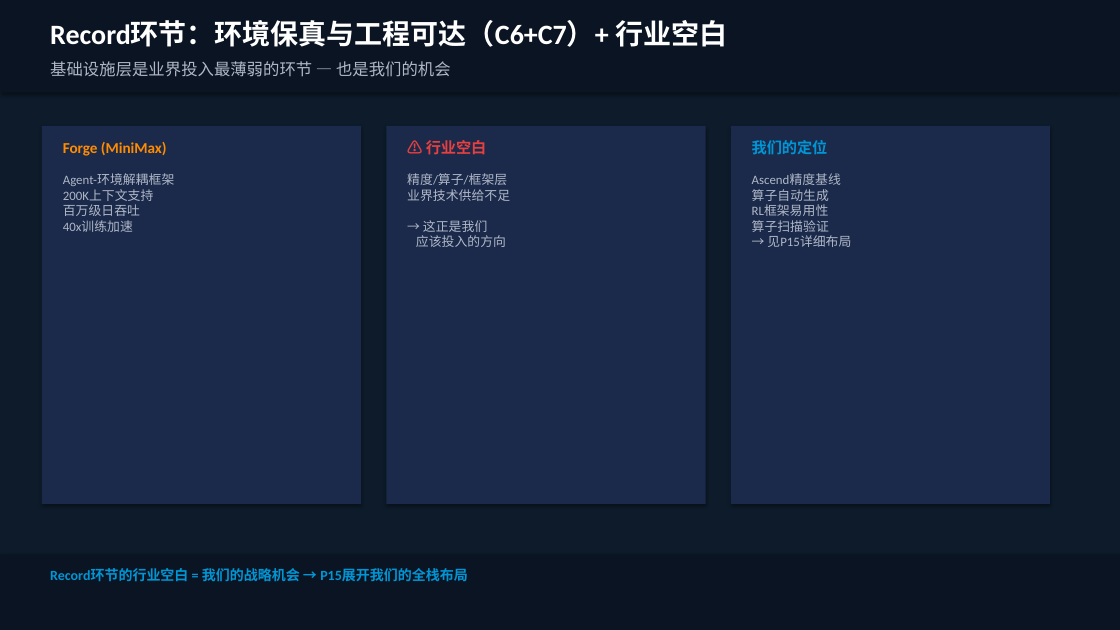
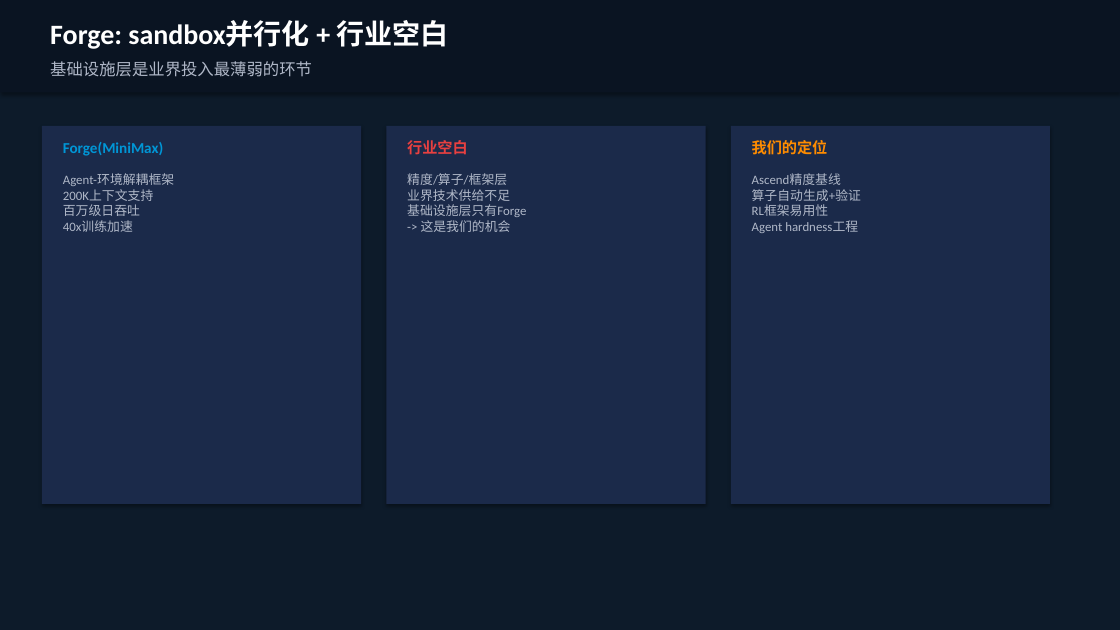
Before and after one commit to zhshgmail/tmp01, a slide deck: slide 8 of Agentic_RL_后训练洞察.pptx (slide 14 before the commit). Drawn at 1120x630 pixels with LibreOffice and Linux fonts; fonts in the diff are those of the drawing. Boxes give left, top, right and bottom in pixels: in the first picture for what was removed or moved away, otherwise in the second. Text is boxed around its words. In the diff, an @@ line names an element or a change of style, - is before the commit and + after.

Commit message:
重新生成PPTX：P4三列因果流+P5-P14三层重排+Round 8验证通过

```diff
--- a/Agentic_RL_后训练洞察.pptx
+++ b/Agentic_RL_后训练洞察.pptx
@@ text at <box>50,20,449,49</box>: text changed @@
-Record环节：环境保真与工程可达（C6+C7）+ 行业空白
+Forge: sandbox并行化 + 行业空白
@@ text at <box>50,61,312,77</box>: text changed @@
-基础设施层是业界投入最薄弱的环节 — 也是我们的机会
+基础设施层是业界投入最薄弱的环节
@@ text at <box>63,142,163,156</box>: text changed; text colour #FF8C00 to #0096D6 @@
-Forge (MiniMax)
+Forge(MiniMax)
@@ text at <box>407,140,468,155</box>: text changed @@
-⚠️ 行业空白
+行业空白
@@ text "我们的定位" at <box>752,140,828,155</box>: text colour #0096D6 to #FF8C00 @@
@@ text at <box>407,173,526,232</box>: text changed @@
-精度/算子/框架层
-业界技术供给不足
-→ 这正是我们
-应该投入的方向
+精度/算子/框架层
+业界技术供给不足
+基础设施层只有Forge
+-> 这是我们的机会
@@ text at <box>752,174,861,233</box>: text changed @@
-Ascend精度基线
-算子自动生成
-RL框架易用性
-算子扫描验证
-→ 见P15详细布局
+Ascend精度基线
+算子自动生成+验证
+RL框架易用性
+Agent hardness工程
@@ rectangle removed at <box>0,555,1120,630</box> @@
@@ text removed at <box>50,568,467,582</box> @@
-Record环节的行业空白 = 我们的战略机会 → P15展开我们的全栈布局
```
Also in this commit, not shown: 11 other slides changed, 3 slides added, 3 slides removed.
